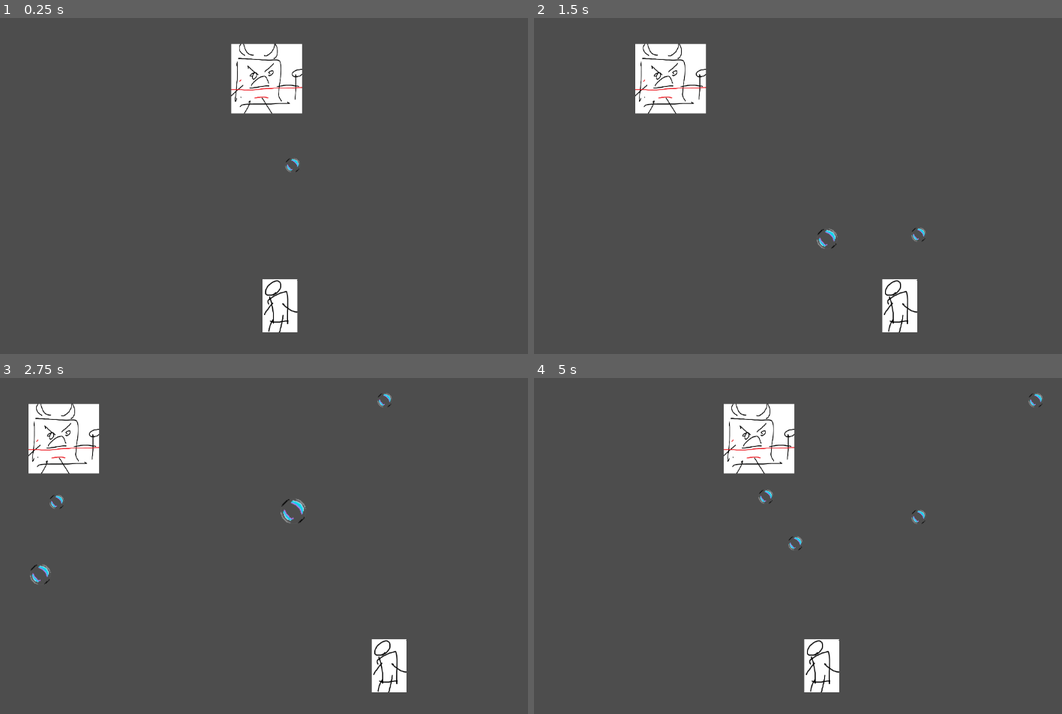
Above: before the commit, frames 1-4 (two rows, left to right).
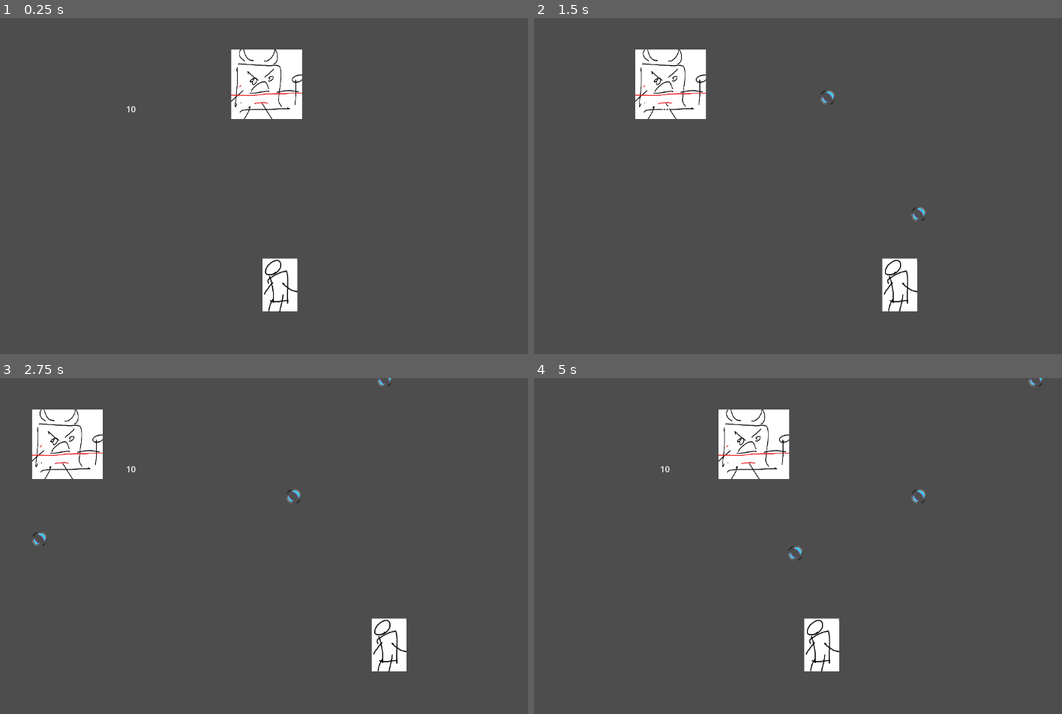
Above: after the commit, the same moments.

Repository: Aks-l/HGJ
Game: Godot game, scene res://node_2d.tscn
Two runs of this game, one before a commit and one after it. Both use one fixed random seed, a clock stepped at 60 frames per second and the inputs below.
Inputs:
- Up to frame 1 (0.25 s): no input
- Up to frame 2 (1.5 s): hold D (move_right) 0.53-1.28 s; tap E (shoot) at 0.6, 1.35 s; hold A (move_left) from 1.28 s (still down)
- Up to frame 3 (2.75 s): release A (move_left) at 2.03 s; hold D (move_right) from 2.03 s (still down); tap E (shoot) at 2.1 s
- Up to frame 4 (5 s): tap E (shoot) at 2.85, 3.6, 4.35 s; release D (move_right) at 3.53 s; hold A (move_left) from 3.53 s (still down)

The runs differ from the first frame. In frame 1, 2.3% of the frame differs, in the area x 24-58%, y 7-94%; in frame 2, 2.4%; in frame 3, 2.9%; in frame 4, 2.9%, in the area x 24-97%, y 0-94%.

Commit message:
soem scaling

Diff:
--- /dev/null
+++ b/hud.tscn
@@ -0,0 +1,20 @@
+[gd_scene load_steps=2 format=3 uid="uid://by5j467c1ttck"]
+
+[ext_resource type="Script" path="res://scripts/hud.gd" id="1_ojoh4"]
+
+[node name="HUD" type="CanvasLayer"]
+script = ExtResource("1_ojoh4")
+
+[node name="HP" type="Label" parent="."]
+anchors_preset = -1
+anchor_left = 0.149
+anchor_top = 0.206
+anchor_right = 0.357
+anchor_bottom = 0.33
+offset_left = 101.352
+offset_top = 30.512
+offset_right = -98.264
+offset_bottom = -26.84
+text = "10"
+horizontal_alignment = 1
+vertical_alignment = 1
--- /dev/null
+++ b/main.gd
@@ -0,0 +1,10 @@
+extends Node2D
+
+# Called when the node enters the scene tree for the first time.
+func _ready():
+	pass
+
+
+# Called every frame. 'delta' is the elapsed time since the previous frame.
+func _process(delta: float) -> void:
+	pass
--- a/node_2d.tscn
+++ b/node_2d.tscn
@@ -1,9 +1,11 @@
-[gd_scene load_steps=7 format=3 uid="uid://eafeqtq653pm"]
+[gd_scene load_steps=9 format=3 uid="uid://eafeqtq653pm"]
 
+[ext_resource type="Script" path="res://main.gd" id="1_jokre"]
 [ext_resource type="Texture2D" uid="uid://cocilvltyow67" path="res://sprites/character.png" id="1_p4701"]
 [ext_resource type="Script" path="res://scripts/player.gd" id="1_qm1y7"]
 [ext_resource type="Texture2D" uid="uid://ckprighr60r0a" path="res://sprites/boss.png" id="3_50gg1"]
 [ext_resource type="Script" path="res://scripts/enemy.gd" id="3_o1fdk"]
+[ext_resource type="PackedScene" uid="uid://by5j467c1ttck" path="res://hud.tscn" id="5_1p5qa"]
 
 [sub_resource type="RectangleShape2D" id="RectangleShape2D_ck7tb"]
 size = Vector2(140, 204)
@@ -11,8 +13,9 @@
 [sub_resource type="RectangleShape2D" id="RectangleShape2D_ntq64"]
 size = Vector2(135.5, 133.5)
 
-[node name="Node2D" type="Node2D"]
+[node name="main" type="Node2D"]
 position = Vector2(1, -2)
+script = ExtResource("1_jokre")
 
 [node name="player" type="CharacterBody2D" parent="."]
 position = Vector2(577, 558)
@@ -39,3 +42,5 @@
 position = Vector2(-0.999939, 0.249969)
 scale = Vector2(0.43038, 0.574786)
 texture = ExtResource("3_50gg1")
+
+[node name="HUD" parent="." instance=ExtResource("5_1p5qa")]
--- a/project.godot
+++ b/project.godot
@@ -13,6 +13,10 @@
 config/name="hgj"
 run/main_scene="res://node_2d.tscn"
 config/features=PackedStringArray("4.3", "Forward Plus")
+
+[autoload]
+
+Global="*res://scripts/Global.gd"
 
 [input]
 
--- /dev/null
+++ b/scripts/Global.gd
@@ -0,0 +1,14 @@
+extends Node
+var hp = 3
+var viewport = Vector2()
+var hud = null
+
+func decHP(amount:int = 1):
+	hp-=amount
+	if hud: hud.updateHP()
+
+func _process(delta):
+	viewport = get_viewport().get_visible_rect().size
+
+func _onViewportResized():
+	viewport = get_viewport().get_visible_rect().size
--- a/scripts/enemy.gd
+++ b/scripts/enemy.gd
@@ -16,9 +16,11 @@
 	var projectile = projectile_scene.instantiate()
 	get_parent().add_child(projectile)
 	projectile.position = position + Vector2(0, 100)
-	projectile.init_projectile(300, 1, 10)
+	projectile.init_projectile(300+rng.randi_range(-50,50), 1, 10)
 
 func _physics_process(delta):
+	position.y = Global.viewport[1] * 0.2
+
 	if not moving:
 		# Set a random target position and direction
 		spawn_projectile()
--- /dev/null
+++ b/scripts/hud.gd
@@ -0,0 +1,14 @@
+extends CanvasLayer
+
+
+# Called when the node enters the scene tree for the first time.
+func _ready() -> void:
+	pass # Replace with function body.
+
+
+# Called every frame. 'delta' is the elapsed time since the previous frame.
+func _process(delta: float) -> void:
+	pass
+
+func updateHP():
+	$HP.text = str(Global.hp)
--- a/scripts/player.gd
+++ b/scripts/player.gd
@@ -3,15 +3,14 @@
 # Preload the projectile scene
 @onready var projectile_scene = preload("res://projectile.tscn")
 
-# Player movement speed (adjusted to a reasonable value)
+
 var speed = 300
-
+var viewport
 func _ready():
 	add_to_group("player")
 
 func _process(delta):
 	if Input.is_action_just_pressed("shoot"):
-		print("Shoot action detected")
 		spawn_projectile()
 
 func spawn_projectile():
@@ -24,13 +23,12 @@
 	# Handle player movement
 	var input_direction = 0
 	if Input.is_action_pressed("move_left"):
-		print_debug("Moving left")
 		input_direction -= 1
 	if Input.is_action_pressed("move_right"):
-		print_debug("Moving right")
 		input_direction += 1
 
 	velocity.x = input_direction * speed
+	position.y = Global.viewport[1] * 0.8
 
 	# Apply velocity to the character
 	move_and_slide()
--- a/scripts/projectile.gd
+++ b/scripts/projectile.gd
@@ -1,10 +1,8 @@
 extends Area2D
 
 @onready var projectileScene = preload("res://projectile.tscn")
-
 @onready var collisionShape = $CollisionShape2D
 @onready var sprite = $Sprite2D
-
 
 var velocity: Vector2 = Vector2.ZERO
 var size: float
@@ -12,7 +10,6 @@
 
 # Initialize projectile
 func init_projectile(speed: float, dir: int, newsize: float) -> void:
-
 	velocity = Vector2(0, speed * dir)
 	size = newsize
 	collisionShape.shape.radius = size * 1.41
@@ -37,12 +34,15 @@
 func _on_entered_body(body: Node) -> void:
 	print("Body entered: ", body.name)
 	if body.is_in_group("player"):
+
+		print(Global.hp)
 		queue_free()
 		# Decrease player HP
 	elif body.is_in_group("enemy"):
 		queue_free()
 
 func _on_area_entered(area: Area2D) -> void:
+	#avoid both collision detections causing a double merge going infinite
 	if isMerging or area.isMerging:
 		return
 	if area.is_in_group("bubble"):
